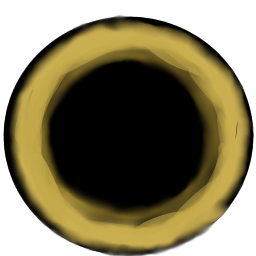
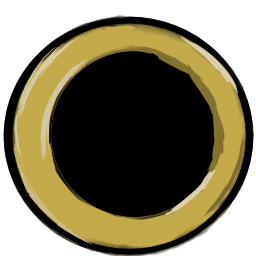
Revision of a layered 256×256 image; what changed, layer by layer:
painted on "Paint Layer 1" over [8, 18, 252, 255]
